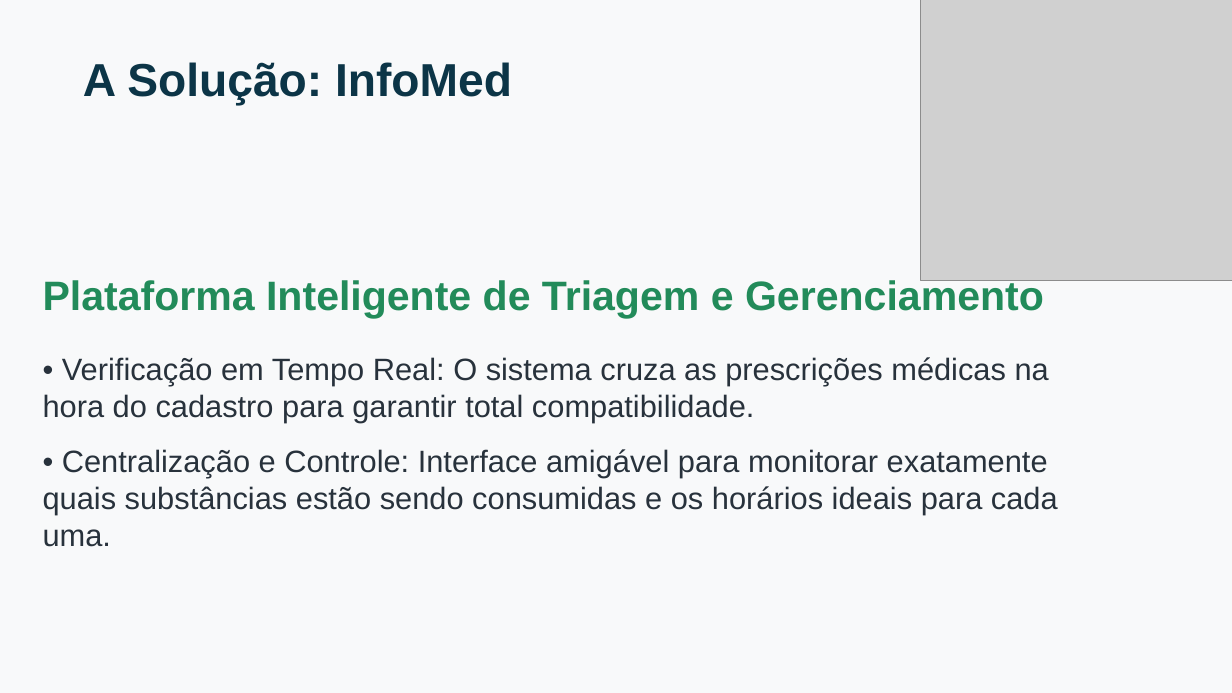
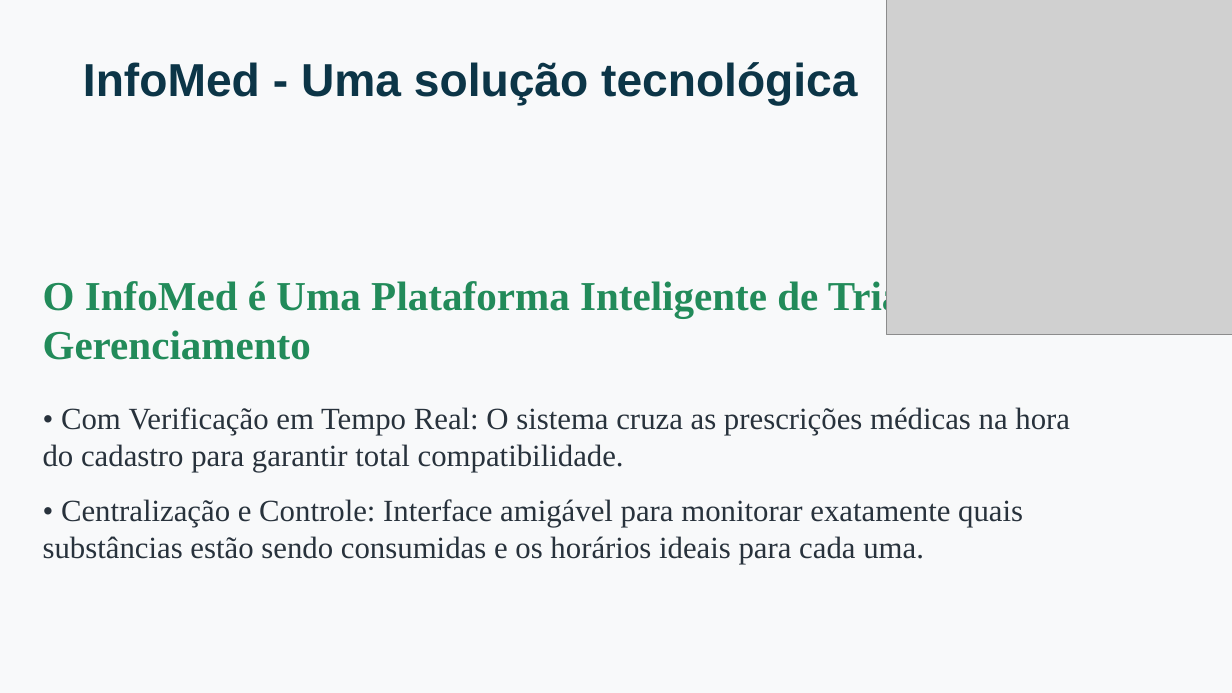
Before and after one commit to Adrian-1BoS/Infomed, a slide deck: slide 7 of data/images/Apresentacao_InfoMed.pptx (slide 3 before the commit). Drawn at 1232x693 pixels with LibreOffice and Linux fonts; fonts in the diff are those of the drawing; grey boxes stand for pictures. Boxes give left, top, right and bottom in pixels: in the first picture for what was removed or moved away, otherwise in the second. Text is boxed around its words. In the diff, an @@ line names an element or a change of style, - is before the commit and + after.

```diff
--- a/data/images/Apresentacao_InfoMed.pptx
+++ b/data/images/Apresentacao_InfoMed.pptx
@@ picture: place and size @@
-picture at (921,0,1232,280)
+picture at (886,0,1232,335)
@@ text at (83,62,857,106): text changed @@
-A Solução: InfoMed
+InfoMed - Uma solução tecnológica
@@ text at (43,278,1070,472): text changed; font Arial to Times New Roman @@
-Plataforma Inteligente de Triagem e Gerenciamento
-• Verificação em Tempo Real: O sistema cruza as prescrições médicas na hora do cadastro para garantir total compatibilidade.
+O InfoMed é Uma Plataforma Inteligente de Triagem e Gerenciamento
+• Com Verificação em Tempo Real: O sistema cruza as prescrições médicas na hora do cadastro para garantir total compatibilidade.
@@ text at (43,499,1023,564): font Arial to Times New Roman in "• Centralização e Controle: Interface amigável para ..." @@
```
Also in this commit, not shown: 8 other slides changed, 5 slides added, 1 slide removed, 5 other files.
